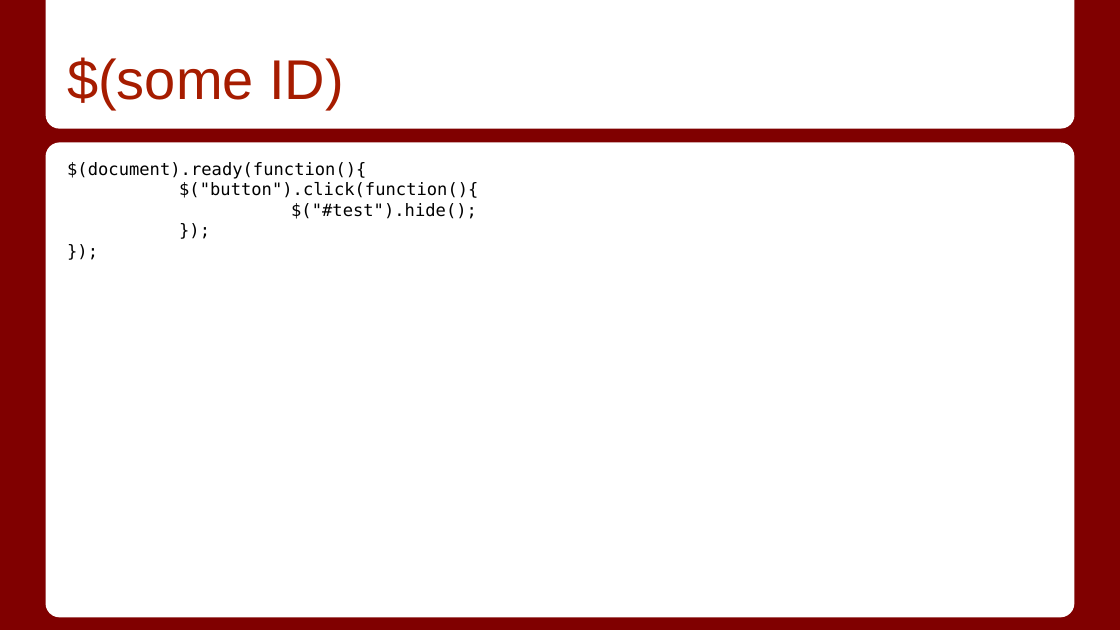
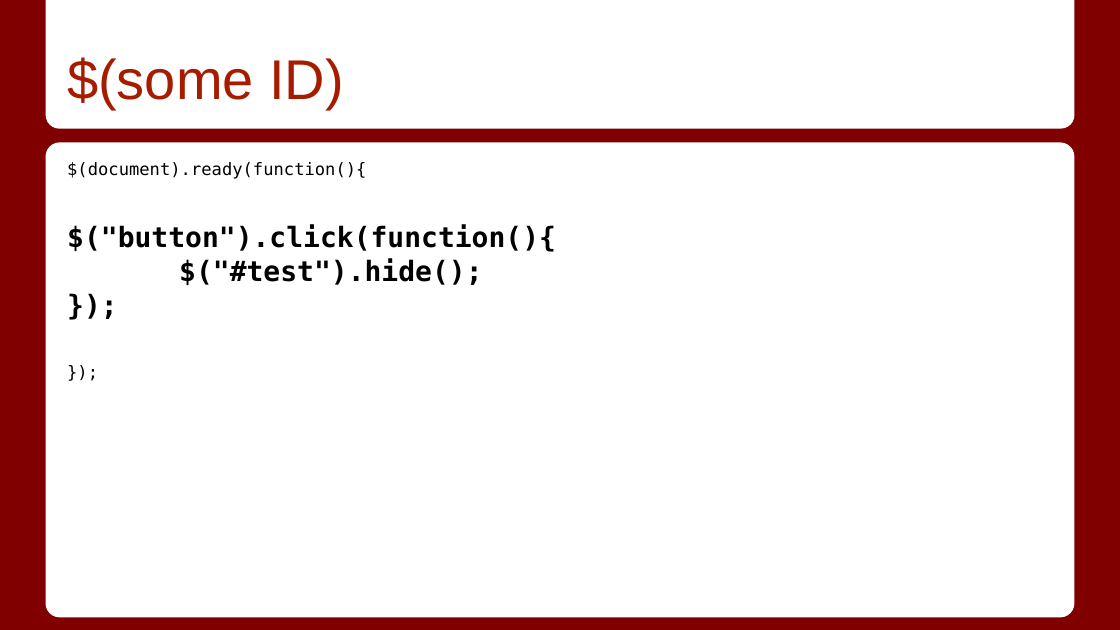
Before and after one commit to PhillyWebGuy/CE-2413-SPRING-2015, a slide deck: slide 12 of presentations/class-2/Class 2.6_ JQuery.pptx. Drawn at 1120x630 pixels with LibreOffice and Linux fonts; fonts in the diff are those of the drawing. Boxes give left, top, right and bottom in pixels: in the first picture for what was removed or moved away, otherwise in the second. Text is boxed around its words. In the diff, an @@ line names an element or a change of style, - is before the commit and + after.

```diff
--- a/presentations/class-2/Class 2.6_ JQuery.pptx
+++ b/presentations/class-2/Class 2.6_ JQuery.pptx
@@ text at bbox=[67, 225, 556, 285]: size 11 to 18 pt, bold on in "$("button").click(function(){", "$("#test").hide();", "});" @@
```
Also in this commit, not shown: 4 other slides changed, 2 other files.
